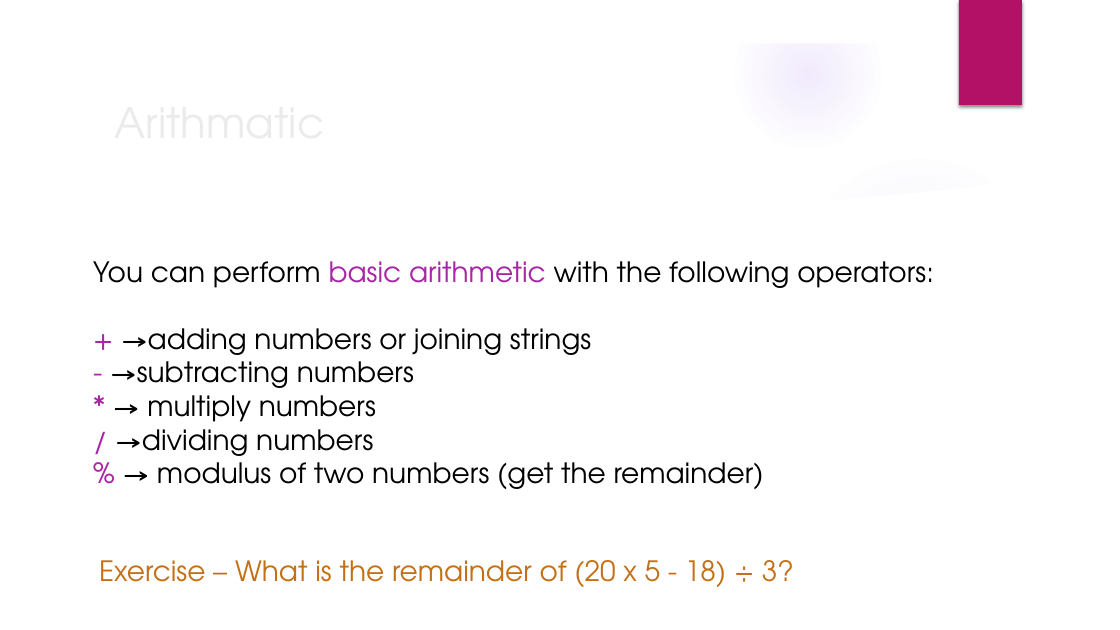
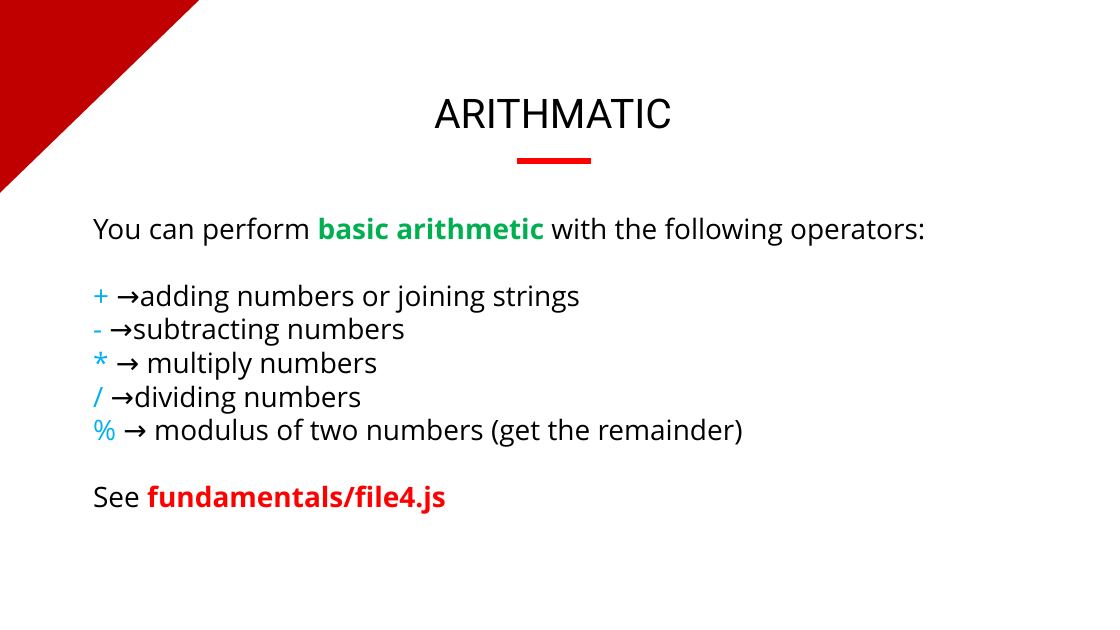
Before and after one commit to evermight/fullstack-training, a slide deck: slide 5 of crash-course/20230624-shell-js-python-php/fundamentals-of-coding.pptx (slide 11 before the commit). Drawn at 1120x630 pixels with LibreOffice and Linux fonts; fonts in the diff are those of the drawing; background and template pictures are left out. Boxes give left, top, right and bottom in pixels: in the first picture for what was removed or moved away, otherwise in the second. Text is boxed around its words. In the diff, an @@ line names an element or a change of style, - is before the commit and + after.

```diff
--- a/crash-course/20230624-shell-js-python-php/fundamentals-of-coding.pptx
+++ b/crash-course/20230624-shell-js-python-php/fundamentals-of-coding.pptx
@@ group removed at box(0, 0, 1120, 630): 5 ellipses, 3 freeform shapes @@
@@ right triangle added at box(0, 0, 200, 193), fill #C00000 @@
@@ rectangle removed at box(959, 0, 1022, 105) @@
@@ text "ARITHMATIC" at box(434, 98, 672, 129): vertical alignment middle to top @@
@@ text at box(434, 98, 672, 129): text changed; size 36 to 35 pt; font TeX Gyre Adventor to Roboto; text colour #EBEBEB to #000000 @@
-Arithmatic
+ARITHMATIC
@@ rectangle added at box(518, 159, 591, 163), fill #FF0000, outline #FF0000 1 pt @@
@@ text "You can perform basic arithmetic ...": place and size @@
-text "You can perform basic arithmetic ..." at box(93, 261, 934, 489)
+text "You can perform basic arithmetic ..." at box(93, 217, 925, 514)
@@ text at box(93, 217, 925, 414): font TeX Gyre Adventor to Open Sans in "You can perform basic arithmetic with the ...", "+ →adding numbers or joining strings", "- →subtracting numbers", "* → multiply numbers" and 1 more places; text colour #A925A5 to #00B050, bold on in "basic arithmetic"; text colour #A925A5 to #00B0F0 in "+", "-", "*", "/" @@
@@ text at box(93, 418, 743, 514): text changed; font TeX Gyre Adventor to Open Sans @@
-% → modulus of two numbers (get the remainder)
+% → modulus of two numbers (get the remainder)
+See fundamentals/file4.js
@@ text removed at box(99, 560, 794, 587) @@
-Exercise – What is the remainder of (20 x 5 - 18) ÷ 3?
```
Also in this commit, not shown: 6 other slides changed, 22 slides added, 10 slides removed, 18 other files.
